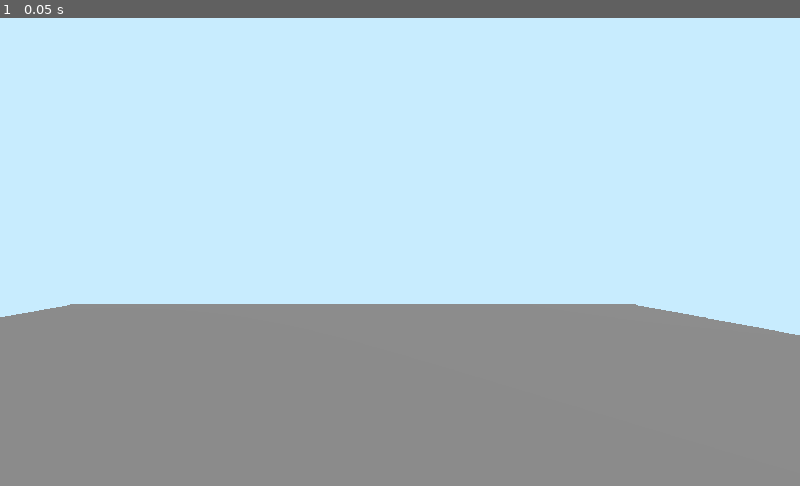
Above: before the commit, frame 1.
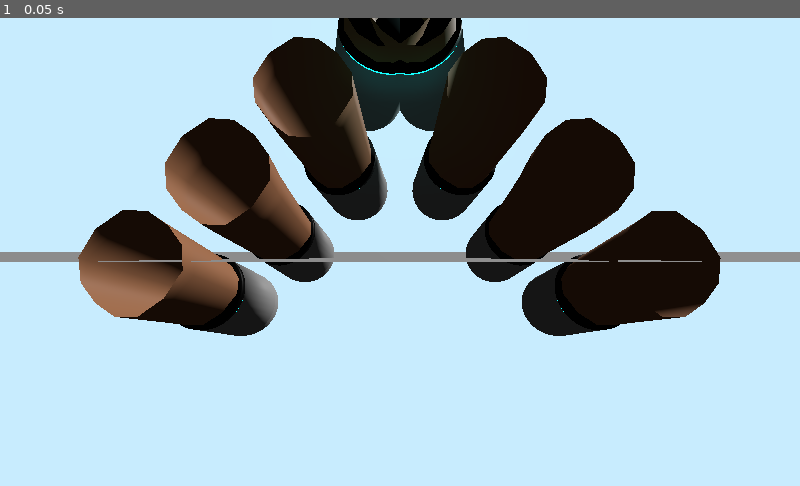
Above: after the commit, the same moment.

Repository: BlueMoonJune/VRPortalGame
Game: Godot game, scene res://src/scenes/scene.tscn
Two runs of this game, one before a commit and one after it. Both use one fixed random seed, a clock stepped at 60 frames per second and the inputs below.
Inputs:
- Up to frame 1 (0.05 s): no input

The runs differ from the first frame. In frame 1, 64% of the frame differs, in the area x 0-100%, y 0-100%.

Commit message:
fix some things

Diff:
--- a/Testing Project/src/scenes/scene.tscn
+++ b/Testing Project/src/scenes/scene.tscn
@@ -41,7 +41,6 @@
 current = true
 
 [node name="ARVRController" type="ARVRController" parent="KinematicBody/ARVROrigin"]
-controller_id = 2
 
 [node name="left_portal_hand" parent="KinematicBody/ARVROrigin/ARVRController" instance=ExtResource( 1 )]
 transform = Transform( 0.707107, -1.28028e-08, 0.707107, -0.707107, -3.09086e-08, 0.707107, 1.28028e-08, -1, -3.09086e-08, 0.02, 0.02, 0 )
@@ -52,6 +51,7 @@
 gravity_scale = 0.1
 
 [node name="ARVRController2" type="ARVRController" parent="KinematicBody/ARVROrigin"]
+controller_id = 2
 
 [node name="right_portal_hand" parent="KinematicBody/ARVROrigin/ARVRController2" instance=ExtResource( 2 )]
 transform = Transform( 0.707107, 1.28028e-08, -0.707107, 0.707107, -3.09086e-08, 0.707107, -1.28028e-08, -1, -3.09086e-08, -0.02, 0.02, 0 )
--- a/Testing Project/src/scripts/ARVROrigin.gd
+++ b/Testing Project/src/scripts/ARVROrigin.gd
@@ -8,9 +8,14 @@
 
 # Called when the node enters the scene tree for the first time.
 func _ready():
-	var arvr_interface = ARVRServer.find_interface("Native mobile")
+	var arvr_interface = ARVRServer.find_interface("OpenVR")
 	if arvr_interface and arvr_interface.initialize():
-		get_viewport().arvr = true
+		var viewport = get_viewport()
+		viewport.arvr = true
+		viewport.hdr = false
+		OS.set_window_maximized(true)
+		OS.vsync_enabled = false
+		Engine.target_fps = 180
 
 
 # Called every frame. 'delta' is the elapsed time since the previous frame.
--- a/Testing Project/src/scripts/left_portal_hand.gd
+++ b/Testing Project/src/scripts/left_portal_hand.gd
@@ -3,6 +3,7 @@
 
 var scene = load("res://src/scenes/orange_portal_orb.tscn")
 var controller : ARVRController
+var pressed2 : bool = false
 
 func _ready():
 	controller = get_parent()
@@ -11,7 +12,11 @@
 # Called when the node enters the scene tree for the first time.
 func _process(delta):
 	if controller.is_button_pressed(2):
-		var orb : RigidBody = scene.instance()
-		orb.linear_velocity = global_transform.basis.z * -10.0
-		add_child(orb)
-		orb.global_transform = Transform(Basis(Vector3(1,0,0),Vector3(0,1,0),Vector3(0,0,1)),global_transform.origin)
+		pressed2 = true
+		if !pressed2:
+			var orb : RigidBody = scene.instance()
+			orb.linear_velocity = global_transform.basis.z * -10.0
+			add_child(orb)
+			orb.global_transform = Transform(Basis(Vector3(1,0,0),Vector3(0,1,0),Vector3(0,0,1)),global_transform.origin)
+	else:
+		pressed2 = false
